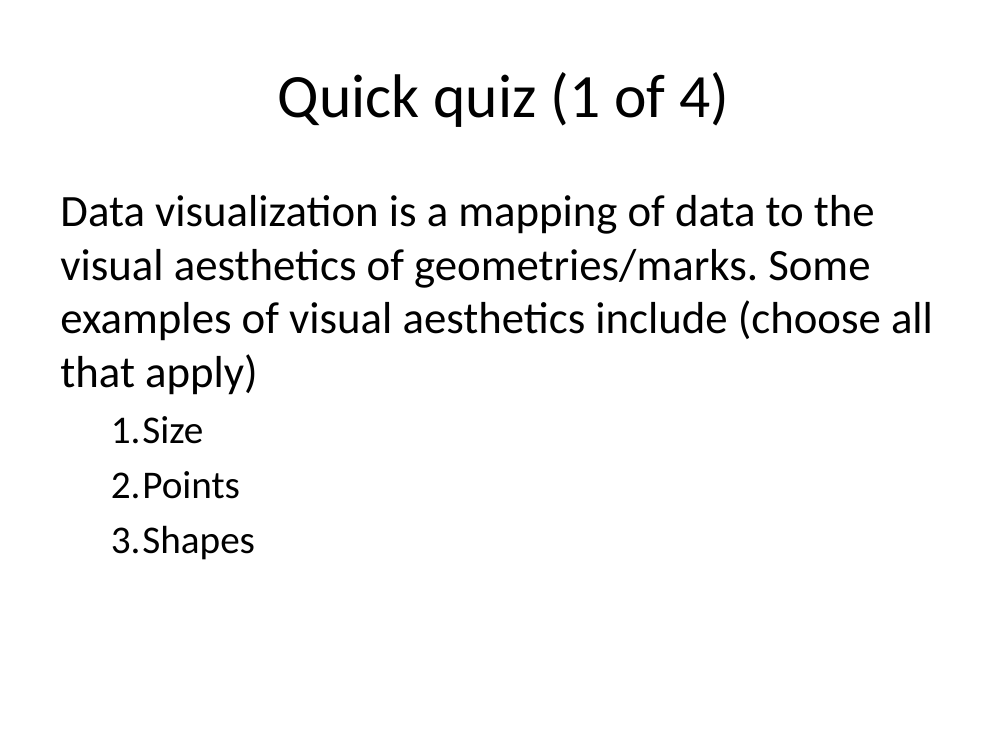
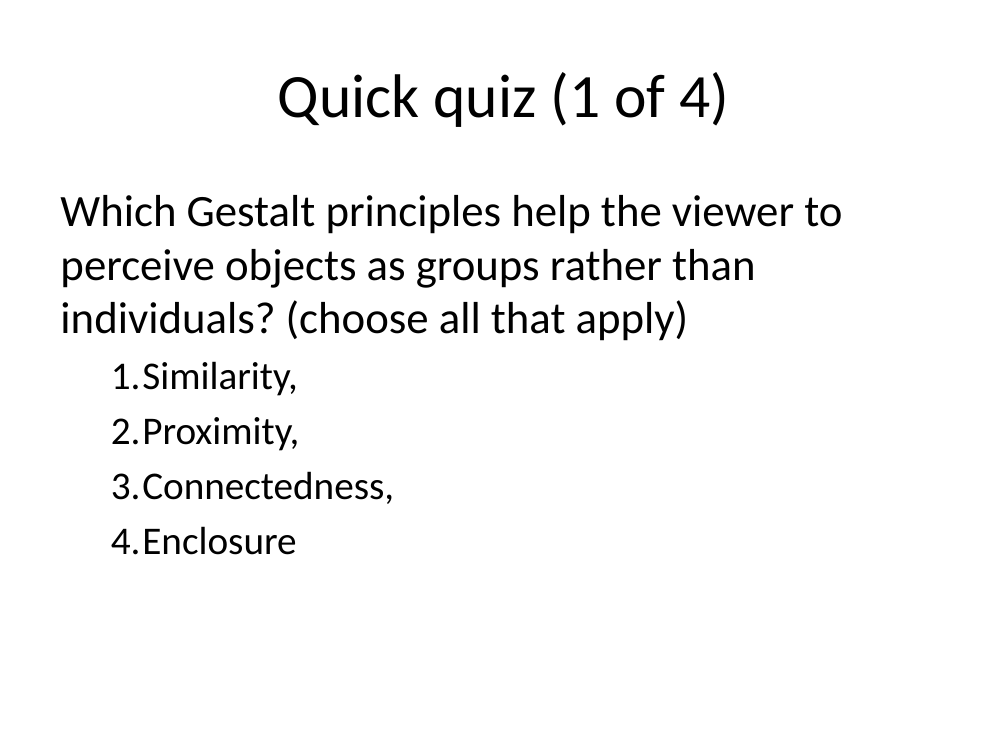
Before and after one commit to pmean/data-visualization, a slide deck: slide 111 of data-viz-03/src/complete-lecture-linegraphs.pptx (slide 96 before the commit). Drawn at 1008x756 pixels with LibreOffice and Linux fonts; fonts in the diff are those of the drawing. Boxes give left, top, right and bottom in pixels: in the first picture for what was removed or moved away, otherwise in the second. Text is boxed around its words. In the diff, an @@ line names an element or a change of style, - is before the commit and + after.

Commit message:
First draft of data-viz-03

```diff
--- a/data-viz-03/src/complete-lecture-linegraphs.pptx
+++ b/data-viz-03/src/complete-lecture-linegraphs.pptx
@@ text at (60, 195, 842, 555): text changed @@
-Data visualization is a mapping of data to the visual aesthetics of geometries/marks. Some examples of visual aesthetics include (choose all that apply)
-  1. Size
-  2. Points
-  3. Shapes
+Which Gestalt principles help the viewer to perceive objects as groups rather than individuals? (choose all that apply)
+  1. Similarity,
+  2. Proximity,
+  3. Connectedness,
+  4. Enclosure
```
Also in this commit, not shown: 8 other slides changed, 20 slides added, 5 slides removed, 7 other files.
